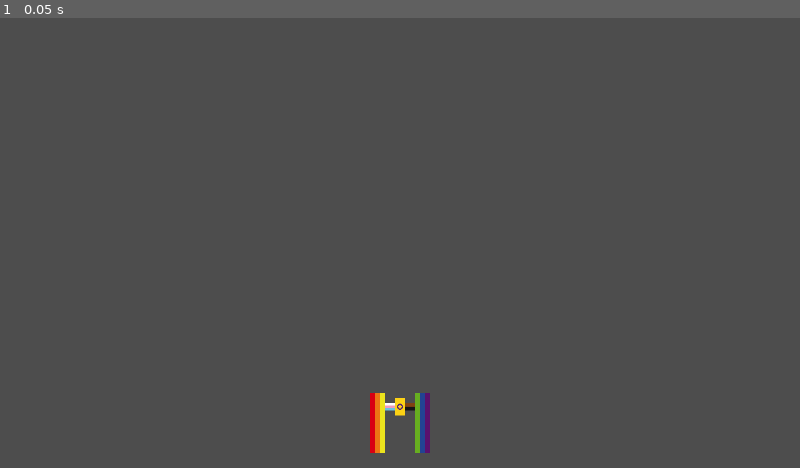
Above: before the commit, frame 1.
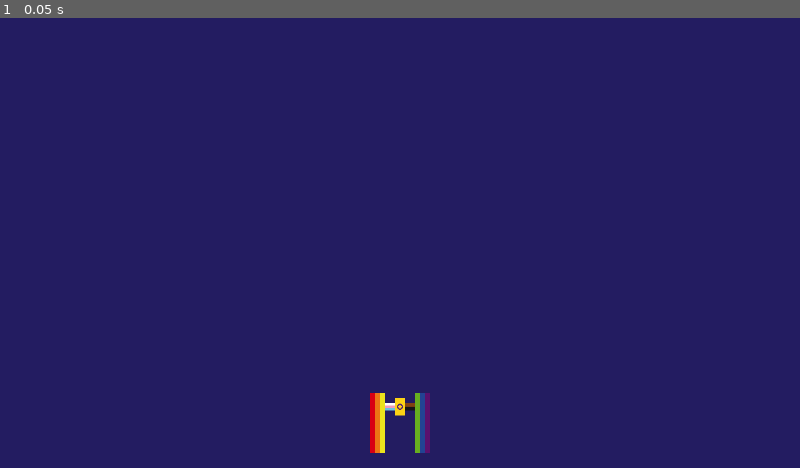
Above: after the commit, the same moment.

Repository: yndajas/qgjam-2023
Game: Godot game, scene res://main.tscn
Two runs of this game, one before a commit and one after it. Both use one fixed random seed, a clock stepped at 60 frames per second and the inputs below. The project has no main scene, so this scene is started directly.
Inputs:
- Up to frame 1 (0.05 s): no input

The runs differ from the first frame. In frame 1, 99% of the frame differs, in the area x 0-100%, y 0-100%.

Commit message:
Set default clear colour to dark blue

Diff:
--- a/project.godot
+++ b/project.godot
@@ -70,3 +70,4 @@
 textures/canvas_textures/default_texture_filter=0
 renderer/rendering_method="gl_compatibility"
 renderer/rendering_method.mobile="gl_compatibility"
+environment/defaults/default_clear_color=Color(0.137255, 0.109804, 0.380392, 1)
